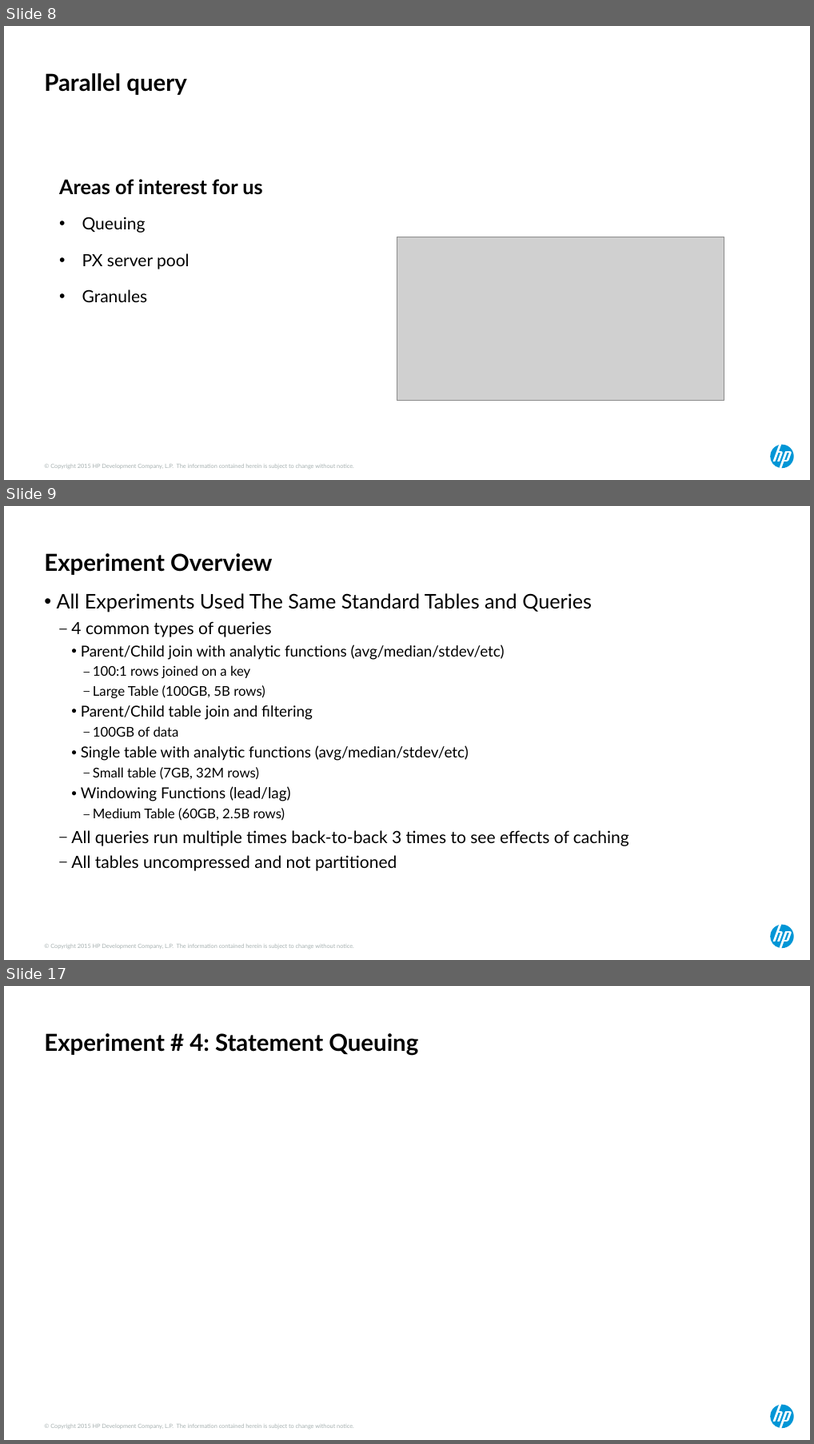
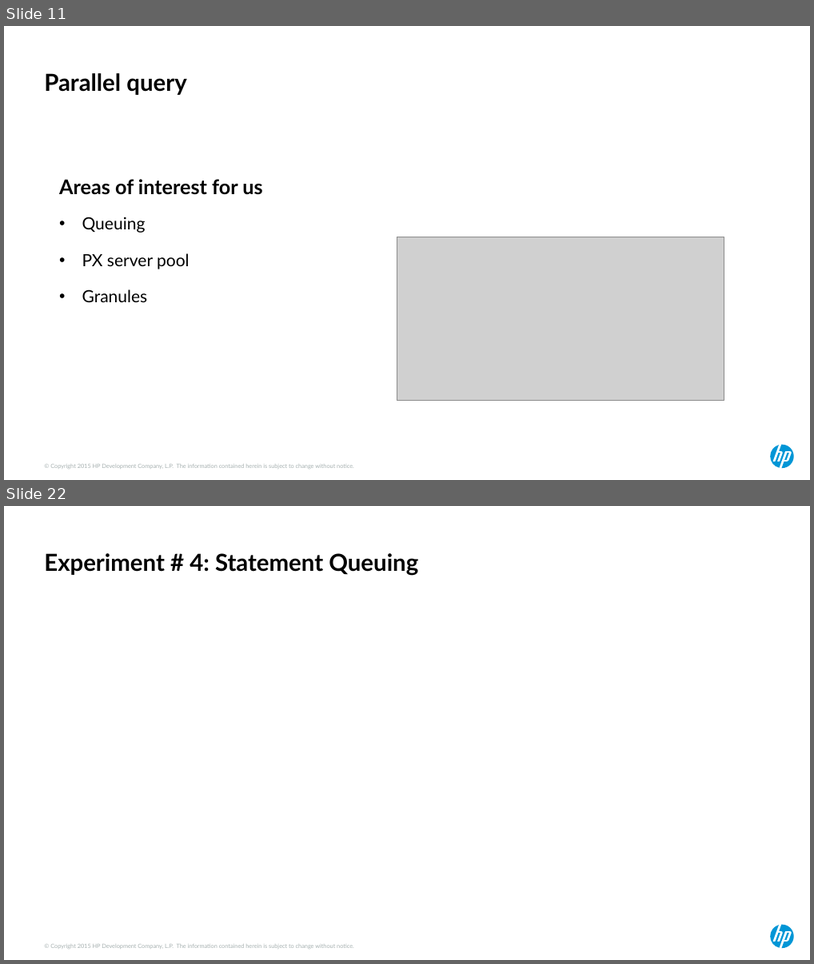
Before and after one commit to ndesilets/Group-13-HP-Big-Data-Analytics, a slide deck: Power Point Files/hotsos_2017 (kirbys inputs).pptx. Shown one above the other, each under a label of ours: slides 8, 9 and 17 before the commit, slides 11 and 22 after it; the slides between them are not shown. The pictures are 814x1444 and 814x964 pixels, drawn with LibreOffice and Linux fonts; fonts in the diff are those of the drawing; grey boxes stand for pictures. Boxes give left, top, right and bottom in pixels: in the first picture for what was removed or moved away, otherwise in the second. Text is boxed around its words. In the diff, an @@ line names an element or a change of style, - is before the commit and + after.

```diff
--- a/Power Point Files/hotsos_2017 (kirbys inputs).pptx
+++ b/Power Point Files/hotsos_2017 (kirbys inputs).pptx
@@ slide 9 removed at [4,506,810,960], background #FFFFFF; not listed: 2 template elements that a slide beside it also shows @@
@@ title removed at [44,553,272,575] @@
-Experiment Overview
@@ text removed at [57,593,630,871] @@
-• All Experiments Used The Same Standard Tables and Queries
-  – 4 common types of queries
-    • Parent/Child join with analytic functions (avg/median/stdev/etc)
-      – 100:1 rows joined on a key
-      – Large Table (100GB, 5B rows)
-    • Parent/Child table join and filtering
-      – 100GB of data
-    • Single table with analytic functions (avg/median/stdev/etc)
-      – Small table (7GB, 32M rows)
-    • Windowing Functions (lead/lag)
-      – Medium Table (60GB, 2.5B rows)
-  – All queries run multiple times back-to-back 3 times to see effects of caching
-  – All tables uncompressed and not partitioned
@@ what was slide 8 is now slide 11 @@
@@ what was slide 17 is now slide 22 @@
```
Also in this commit, not shown: 10 slides changed, 10 slides added, 1 other slide removed, 4 other files.
